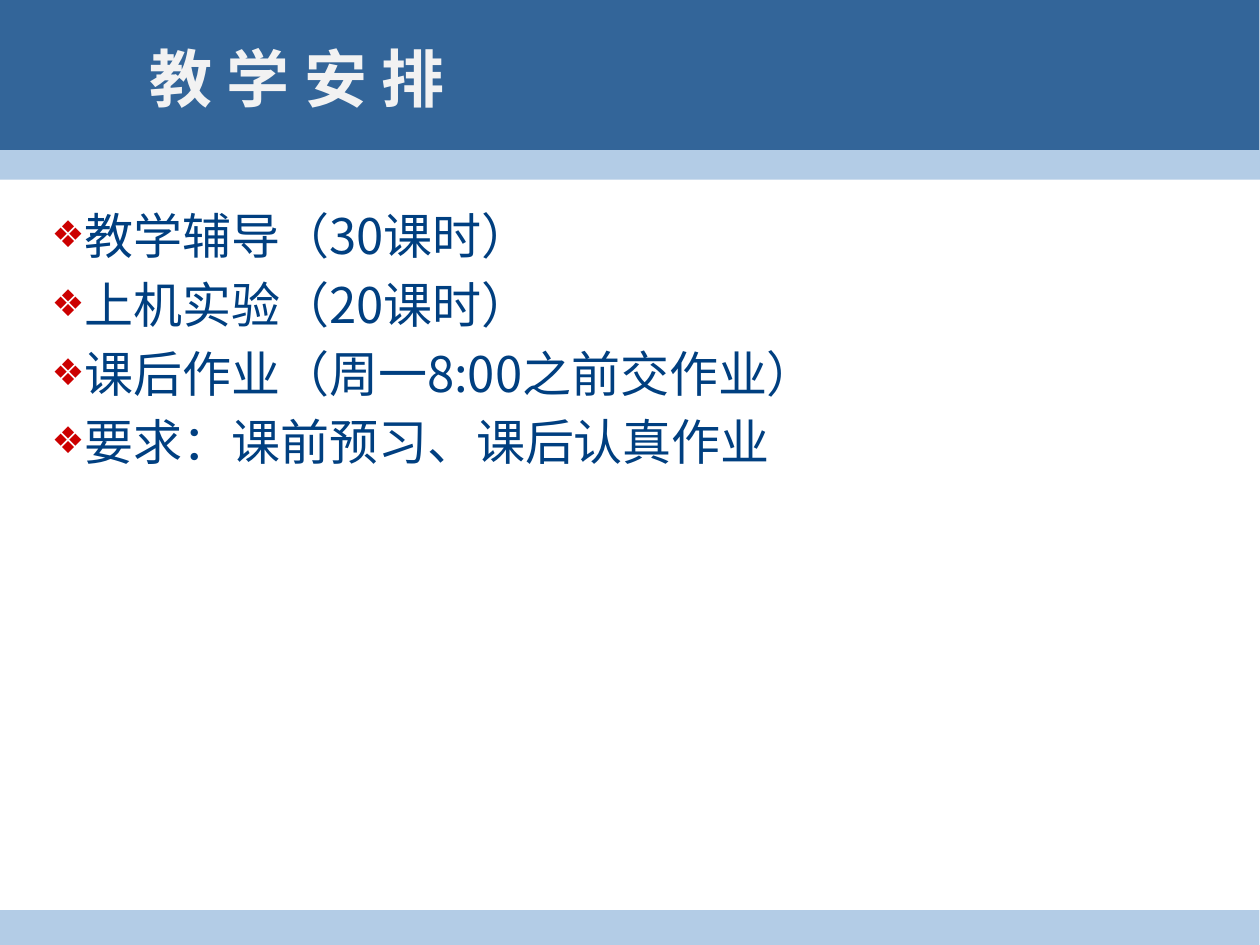
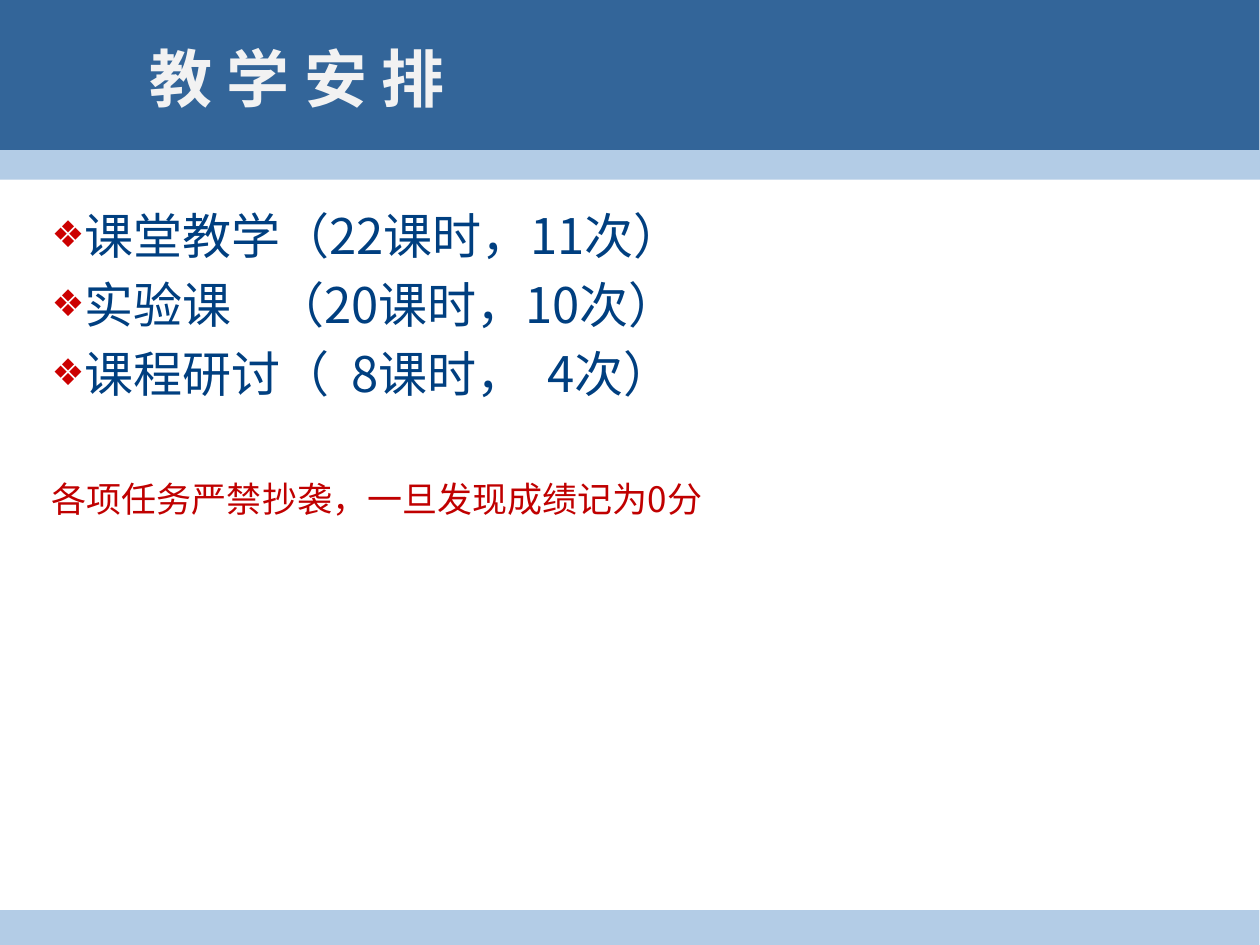
Before and after one commit to 2manifold/2manifold.github.io, a slide deck: slide 2 of lecture/0.pptx. Drawn at 1260x945 pixels with LibreOffice and Linux fonts; fonts in the diff are those of the drawing; background and template pictures are left out. Boxes give left, top, right and bottom in pixels: in the first picture for what was removed or moved away, otherwise in the second. Text is boxed around its words. In the diff, an @@ line names an element or a change of style, - is before the commit and + after.

```diff
--- a/lecture/0.pptx
+++ b/lecture/0.pptx
@@ text at (52, 212, 703, 516): text changed @@
-❖ 教学辅导（30课时）
-❖ 上机实验（20课时）
-❖ 课后作业（周一8:00之前交作业）
-❖ 要求：课前预习、课后认真作业
+❖ 课堂教学（22课时，11次）
+❖ 实验课 （20课时，10次）
+❖ 课程研讨（ 8课时， 4次）
+各项任务严禁抄袭，一旦发现成绩记为0分
```
Also in this commit, not shown: 4 other slides changed, 3 slides added, 3 slides removed, 2 other files.
